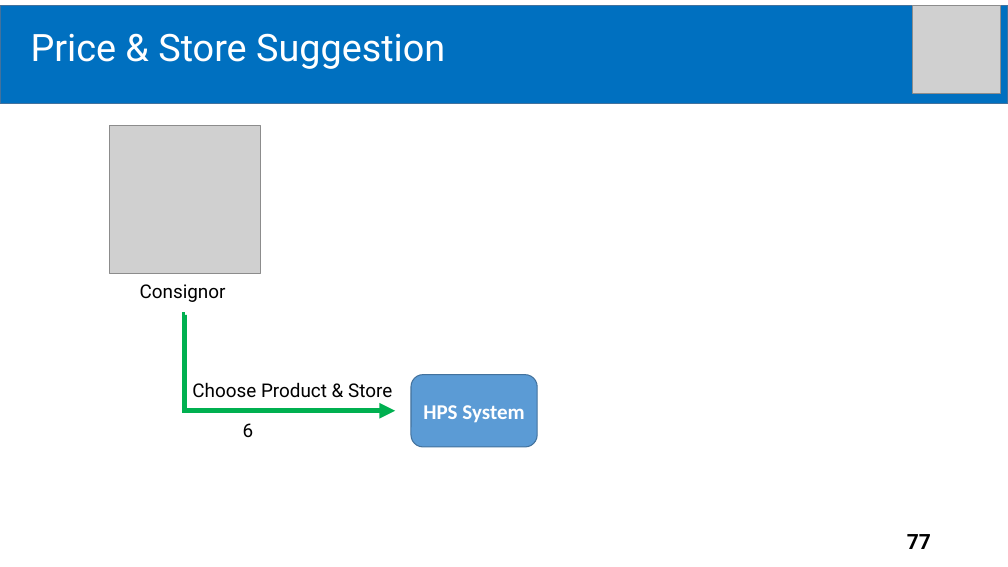
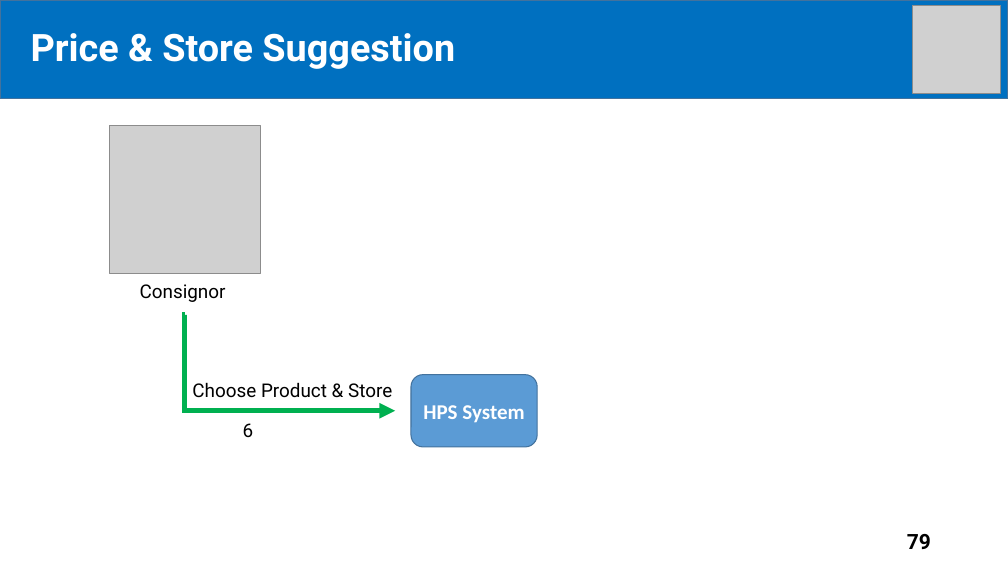
Before and after one commit to tiendan3108/CP, a slide deck: slide 79 of Source/Presentation/PreFinalPresentation.pptx (slide 77 before the commit). Drawn at 1008x567 pixels with LibreOffice and Linux fonts; fonts in the diff are those of the drawing; grey boxes stand for pictures. Boxes give left, top, right and bottom in pixels: in the first picture for what was removed or moved away, otherwise in the second. Text is boxed around its words. In the diff, an @@ line names an element or a change of style, - is before the commit and + after.

```diff
--- a/Source/Presentation/PreFinalPresentation.pptx
+++ b/Source/Presentation/PreFinalPresentation.pptx
@@ rectangle: place and size @@
-rectangle at <box>0,5,1008,104</box>
+rectangle at <box>0,0,1008,98</box>
@@ text "Price & Store Suggestion" at <box>31,33,455,69</box>: bold on @@
@@ page number at <box>907,534,931,549</box>: text changed @@
-77
+79
```
Also in this commit, not shown: 12 other slides changed, 2 slides added.
